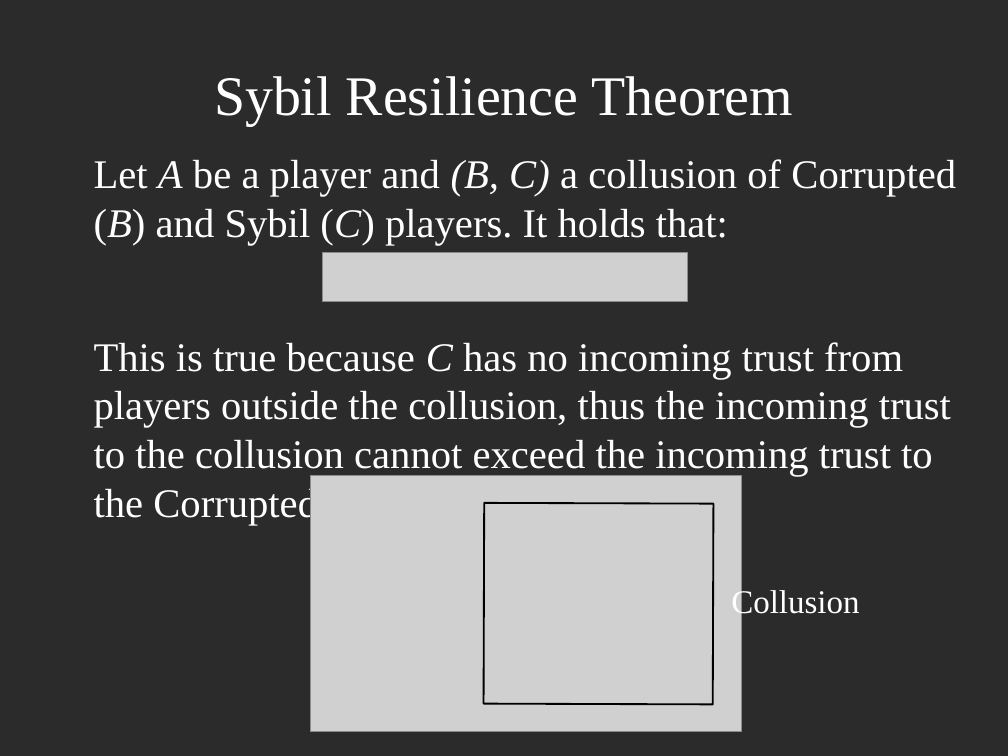
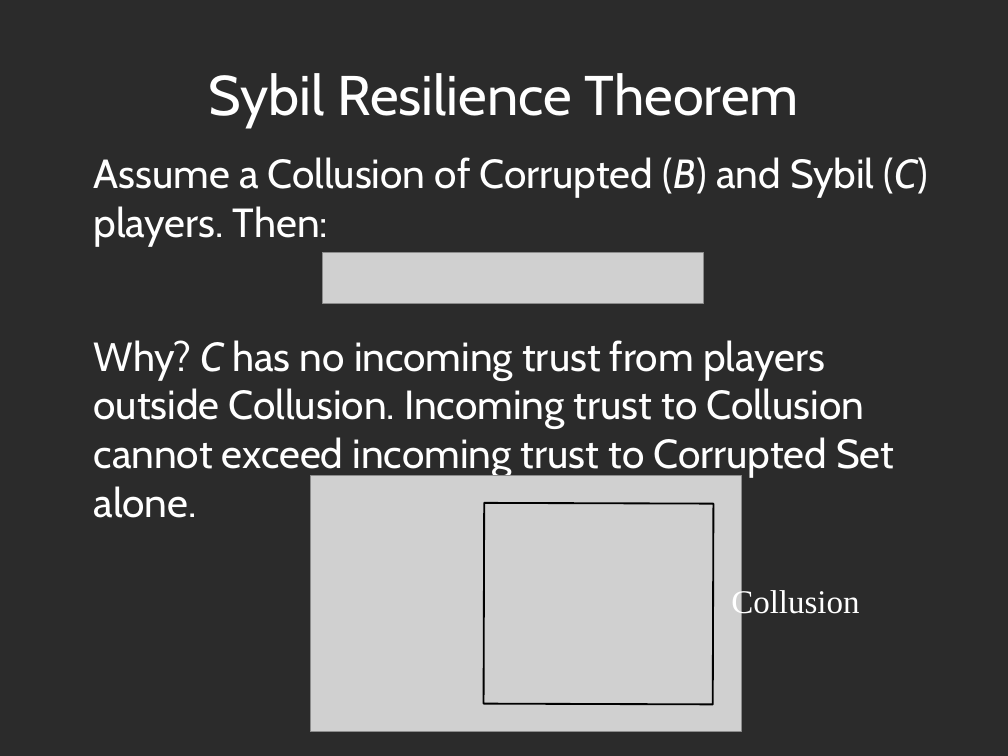
Before and after one commit to decrypto-org/TrustIsRisk, a slide deck: slide 21 of presentations/AtheCrypt10-1-2017/AtheCrypt10-1-2017.odp. Drawn at 1008x756 pixels with LibreOffice and Linux fonts; fonts in the diff are those of the drawing; grey boxes stand for pictures; background and template pictures are left out; a plain dark background stands for a picture behind light text. Boxes give left, top, right and bottom in pixels: in the first picture for what was removed or moved away, otherwise in the second. Text is boxed around its words. In the diff, an @@ line names an element or a change of style, - is before the commit and + after.

```diff
--- a/presentations/AtheCrypt10-1-2017/AtheCrypt10-1-2017.odp
+++ b/presentations/AtheCrypt10-1-2017/AtheCrypt10-1-2017.odp
@@ title "Sybil Resilience Theorem" at [209, 73, 799, 128]: font Times New Roman to Cabin @@
@@ text at [94, 157, 928, 518]: text changed; font Times New Roman to Cabin @@
-Let A be a player and (B, C) a collusion of Corrupted (B) and Sybil (C) players. It holds that:
-This is true because C has no incoming trust from players outside the collusion, thus the incoming trust to the collusion cannot exceed the incoming trust to the Corrupted Set alone.
+Assume a Collusion of Corrupted (B) and Sybil (C) players. Then:
+Why? C has no incoming trust from players outside Collusion. Incoming trust to Collusion cannot exceed incoming trust to Corrupted Set alone.
@@ picture: place and size @@
-picture at [323, 252, 688, 301]
+picture at [323, 252, 704, 303]
```
Also in this commit, not shown: 19 other slides changed, 1 other file.
